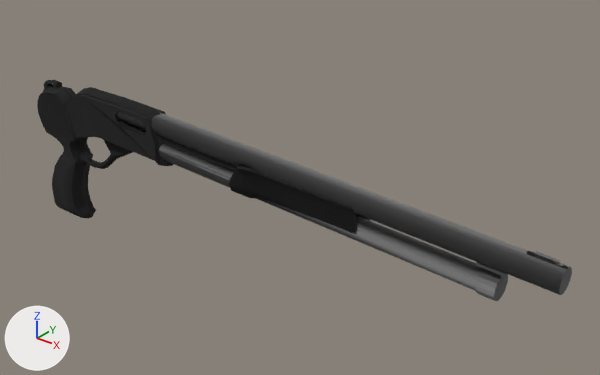
The FBX model Assets/Models/shotgun.FBX: old version first, new version second.
Camera for both pictures: a 50 mm camera at (8.69, -6.68, 5.82) aimed at (2.85, 0.62, 1.3). Arrows for +X, +Y and +Z are at lower left; the lights stay in place.

In view in the first picture: 'Cylinder001', 'Line006', 'Slide'.
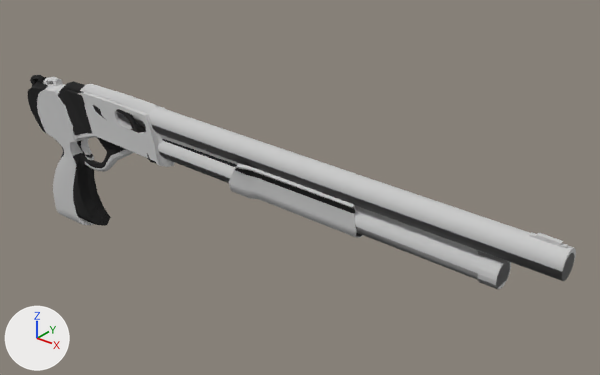
Changed parts and their boxes [x1, y1, x2, y2] in the pictures (600 x 375 px):
'shotgun', added: after [37, 77, 576, 289]
'Cylinder001', moved, turned, rescaled: before [117, 112, 572, 301]; after [117, 112, 575, 290]
'Line006', moved, turned, rescaled: before [37, 80, 237, 218]; after [28, 75, 237, 226]
'Slide', moved, turned, rescaled: before [229, 166, 371, 234]; after [235, 168, 362, 237]

What the commit changed:
Material 'Invisible' (mat_invisible) is new.
Its base color is (0.588, 0.588, 0.588) (light grey #cacaca).
Its roughness is 0.859.
Mesh me_mesh_1 is new.
It has 1699 vertices, 3410 faces and spans x -14.0..14.0, y -143.0..13.0, z -20.0..92.0.
It uses material mat_invisible (light grey #cacaca).
In object 'Slide' (ob_slide), parent goes from ob_line006 to ob_shotgun.
Object 'Slide' (ob_slide) moves from (158.6, 25.86, -0.131) to (-0.553, -20.09, 35.33).
Object 'Slide' (ob_slide) turns from (1.3, 90, 0) to (-0.1, 0, 0) degrees about x, y and z.
Object 'Slide' (ob_slide) is rescaled from (0.296, 1.09, 1.06) to (1.28, 1.84, 0.321).
In object 'Line006' (ob_line006), parent is now set to ob_shotgun.
Object 'Line006' (ob_line006) moves from (-1.004, 0.0191, 0.956) to (-1.122, -67.42, -12.37).
Object 'Line006' (ob_line006) turns from (90, 0, 0) to (-90, -86, 90) degrees about x, y and z.
Object 'Line006' (ob_line006) is rescaled from (0.0216, 0.0254, 0.0631) to (0.303, 1.69, 4.32).
In object 'Cylinder001' (ob_cylinder001), parent goes from ob_line006 to ob_shotgun.
Object 'Cylinder001' (ob_cylinder001) moves from (42.17, 37.89, -0.131) to (-0.553, -2.43, 0.0137).
Object 'Cylinder001' (ob_cylinder001) turns from (1.9, 90, 0) to (0, 0, 0) degrees about x, y and z.
Object 'Cylinder001' (ob_cylinder001) is rescaled from (0.215, 0.551, 3.31) to (0.931, 0.931, 1.0).
Object 'shotgun' (ob_shotgun) is new; it shows me_mesh_1.
Its location is (-0.092, 0.033, 1.955).
Its rotation in degrees is (91, 0, 90).
Its scale is (0.0146, 0.015, 0.0715).
